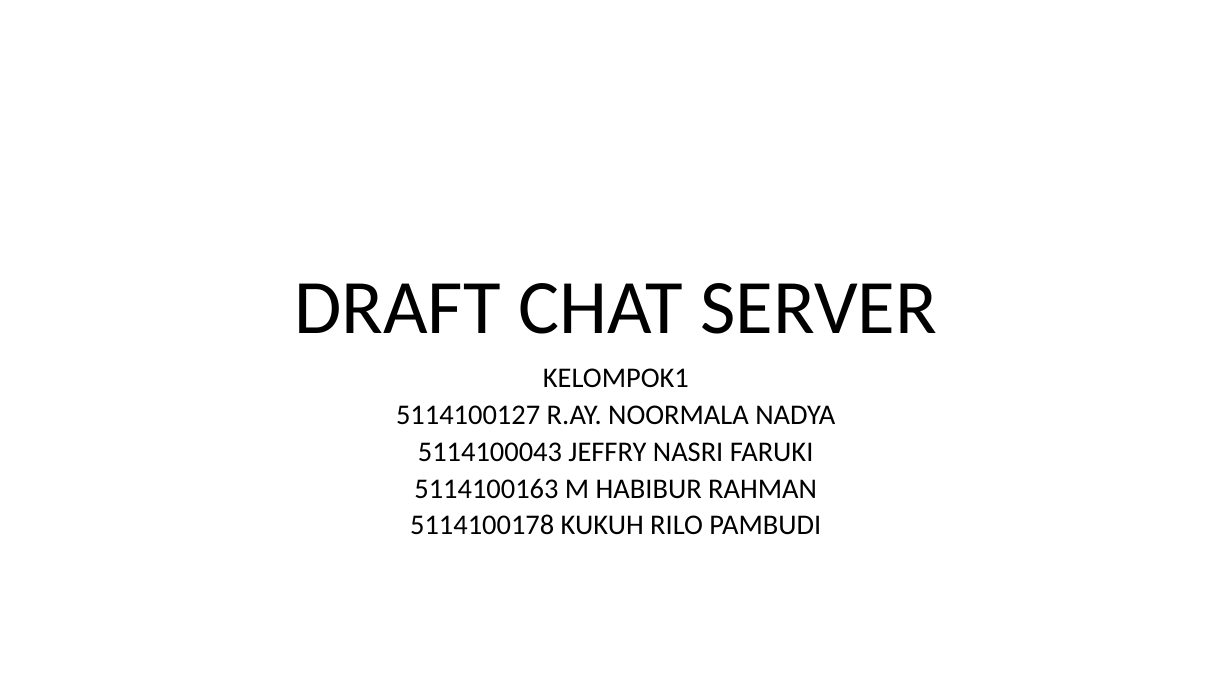
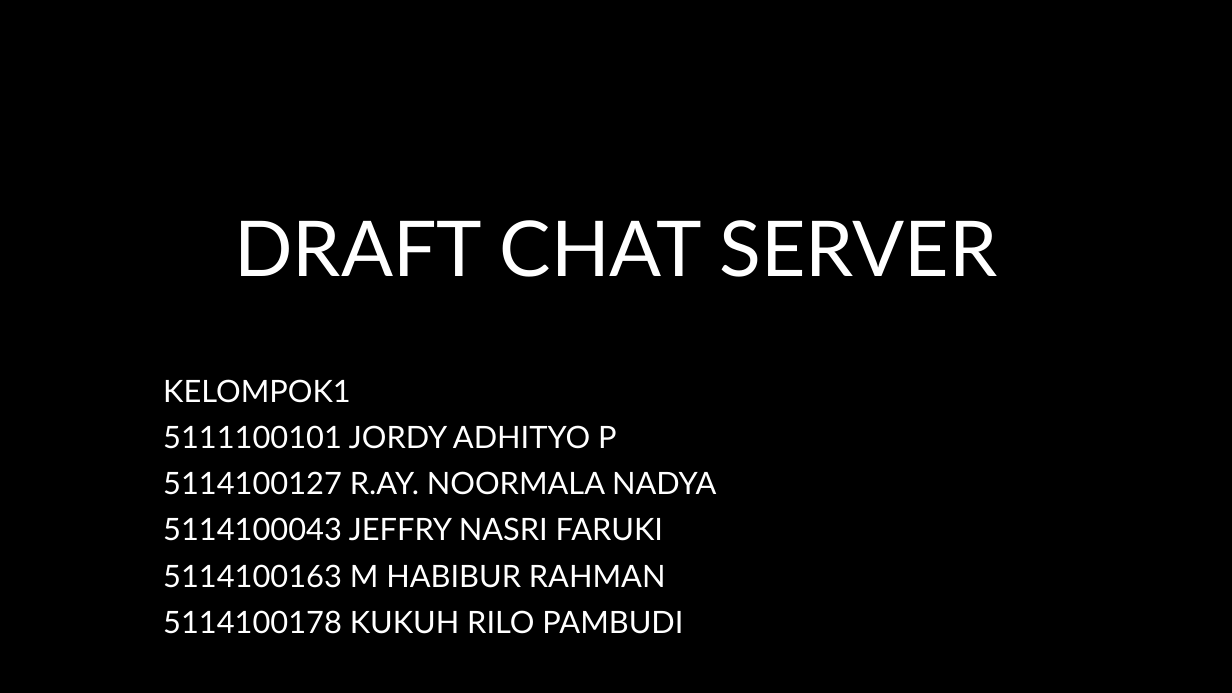
Before and after one commit to jeffrynasri/Kuliah-Progjar-E, a slide deck: slide 1 of DRAFT-CHAT-SERVER.pptx. Drawn at 1232x693 pixels with LibreOffice and Linux fonts; fonts in the diff are those of the drawing; background and template pictures are left out. Boxes give left, top, right and bottom in pixels: in the first picture for what was removed or moved away, otherwise in the second. Text is boxed around its words. In the diff, an @@ line names an element or a change of style, - is before the commit and + after.

```diff
--- a/DRAFT-CHAT-SERVER.pptx
+++ b/DRAFT-CHAT-SERVER.pptx
@@ background picture (left out) to #000000 @@
@@ title "DRAFT CHAT SERVER" at [234,220,998,277]: font Calibri to Lato, text colour #000000 to #FFFFFF @@
@@ subtitle "KELOMPOK1": place and size @@
-subtitle "KELOMPOK1" at [396,368,835,535]
+subtitle "KELOMPOK1" at [163,379,717,634]
@@ subtitle at [163,379,717,634]: size 22.2 to 24 pt, font Calibri to Lato, text colour #000000 to #FFFFFF in "KELOMPOK1", "5114100127 R.AY. NOORMALA NADYA", "5114100043 JEFFRY NASRI FARUKI", "5114100163 M HABIBUR RAHMAN" and 1 more places; alignment centre to left; line spacing 0.7 to 0.9 @@
@@ subtitle at [163,425,616,449]: paragraph added @@
+5111100101 JORDY ADHITYO P
```
Also in this commit, not shown: 5 other slides changed, 3 slides added, 1 slide removed.
